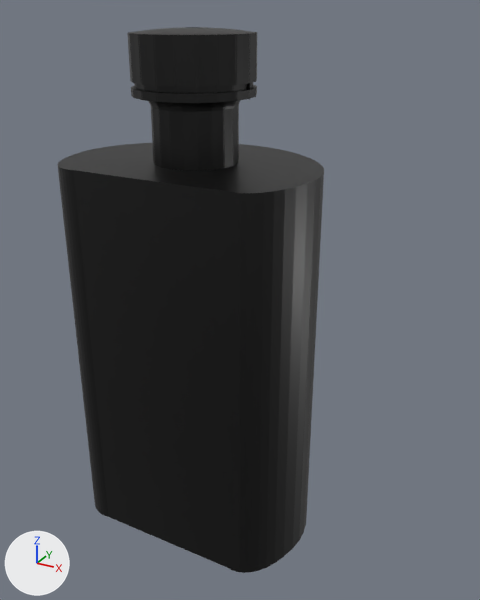
What one commit did to the glTF model parfume.gltf.
The view is the same before and after, from a 50 mm camera at (0.682, -1.06, 1.051) aimed at (0.072, 0.05, 0.496). The axes (+X, +Y, +Z) are drawn at lower left. The lights are the same throughout.
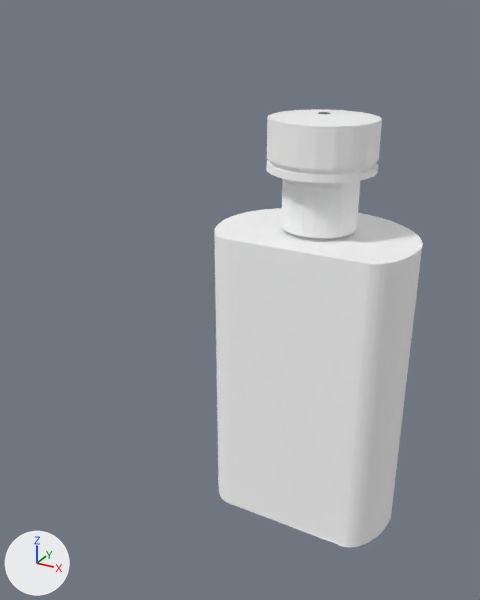
Commit message: feat: 3d model

Diff of the bpy script that builds the scene:
```diff
--- a/parfume.gltf.py
+++ b/parfume.gltf.py
@@ mat_svgmat @@
 mat_svgmat = principled_material('SVGMat')
-mat_svgmat.base_color = (0.0, 0.0, 0.0)  # black #000000
-mat_svgmat.roughness = 0.4
+mat_svgmat.base_color = (1.0, 1.0, 1.0)  # white #ffffff
+mat_svgmat.roughness = 1.0
+mat_svgmat.metallic = 1.0
@@ mat_svgmat_001 @@
 mat_svgmat_001 = principled_material('SVGMat.001')
-mat_svgmat_001.base_color = (0.0, 0.0, 0.0)  # black #000000
-mat_svgmat_001.roughness = 0.4
+mat_svgmat_001.base_color = (1.0, 1.0, 1.0)  # white #ffffff
+mat_svgmat_001.roughness = 1.0
+mat_svgmat_001.metallic = 1.0
@@ ob_curve @@
 ob_curve = bpy.data.objects.new('Curve', me_curve)
-ob_curve.location = (-0.245, -0.17, 0.0)
-ob_curve.scale = (5.7, 5.7, 5.7)
+ob_curve.location = (0.0, 0.0, 0.0)
+ob_curve.scale = (4.66, 4.66, 4.66)
@@ ob_curve_001 @@
 ob_curve_001 = bpy.data.objects.new('Curve.001', me_curve_001)
-ob_curve_001.location = (0.119, 0.0, 0.784)
-ob_curve_001.rotation_euler = (1.571, 0.0, -3.142)  # degrees (90, 0, -180)
-ob_curve_001.scale = (3.94, 3.94, 3.94)
+ob_curve_001.location = (0.096, 0.137, 0.649)
+ob_curve_001.rotation_euler = (1.571, 0.0, 0.0)  # degrees (90, 0, 0)
+ob_curve_001.scale = (3.71, 3.71, 3.71)
```

Pixel boxes [x1, y1, x2, y2] of what changed, in the pictures (480 x 600 px):
'Curve', recoloured, surface changed, moved, rescaled (22% narrower, 21% shorter): before [57, 142, 324, 573]; after [214, 208, 423, 547]
'Curve.001', recoloured, surface changed, moved, turned, rescaled: before [127, 27, 257, 171]; after [267, 109, 382, 238]
